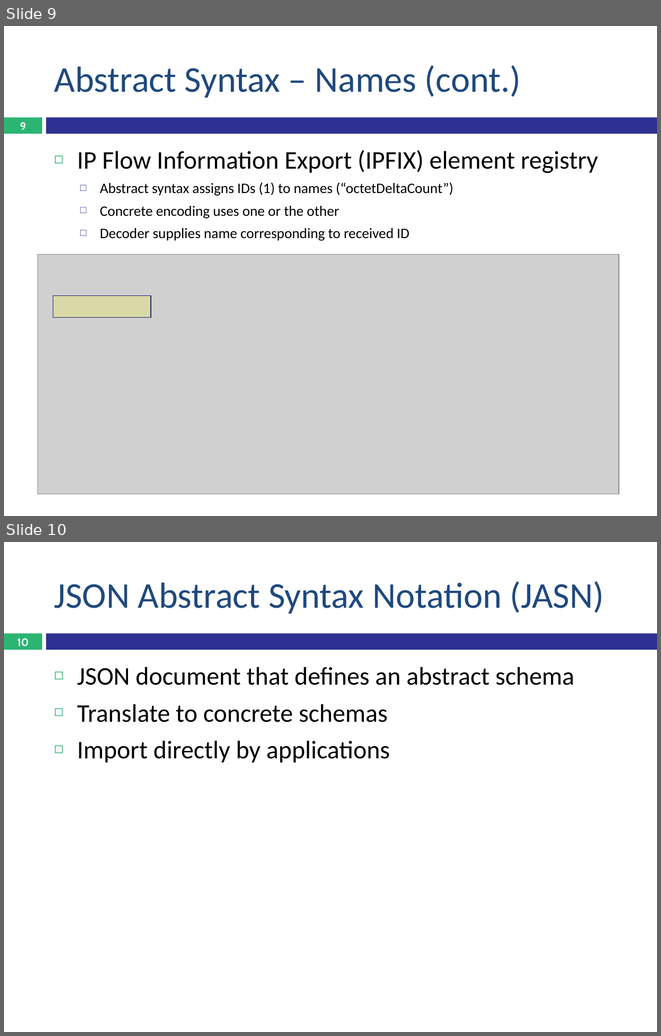
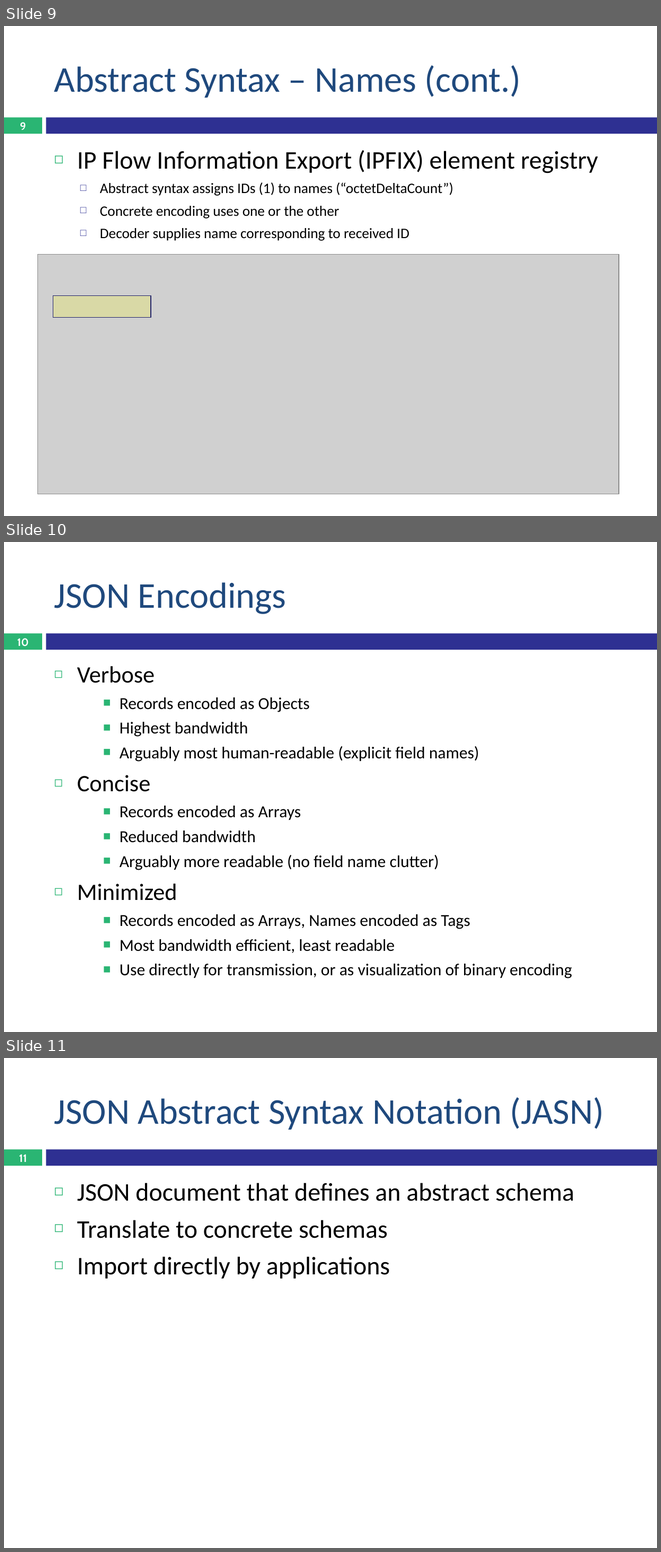
Before and after one commit to OpenC2-org/openc2-org, a slide deck: working/dod/OpenC2 Schema.pptx. Shown one above the other, each under a label of ours: slides 9 and 10 before the commit, slides 9, 10 and 11 after it. The pictures are 661x1036 and 661x1552 pixels, drawn with LibreOffice and Linux fonts; fonts in the diff are those of the drawing; grey boxes stand for pictures. Boxes give left, top, right and bottom in pixels: in the first picture for what was removed or moved away, otherwise in the second. Text is boxed around its words. In the diff, an @@ line names an element or a change of style, - is before the commit and + after.

```diff
--- a/working/dod/OpenC2 Schema.pptx
+++ b/working/dod/OpenC2 Schema.pptx
@@ slide 10 added at <box>4,542,657,1032</box>, background #FFFFFF; not listed: 2 template elements that a slide beside it also shows @@
@@ title added at <box>54,582,286,614</box>, 40 pt, text #1F497D @@
+JSON Encodings
@@ page number added at <box>17,638,29,646</box>, 11.9 pt, text #FFFFFF, bold @@
+10
@@ text added at <box>77,666,572,978</box>, 18.5 pt, text #000000 @@
+◻ Verbose
+    ■ Records encoded as Objects
+    ■ Highest bandwidth
+    ■ Arguably most human-readable (explicit field names)
+◻ Concise
+    ■ Records encoded as Arrays
+    ■ Reduced bandwidth
+    ■ Arguably more readable (no field name clutter)
+◻ Minimized
+    ■ Records encoded as Arrays, Names encoded as Tags
+    ■ Most bandwidth efficient, least readable
+    ■ Use directly for transmission, or as visualization of binary encoding
@@ what was slide 10 is now slide 11 @@
@@ page number at <box>19,1154,27,1162</box>: text changed @@
-10
+11
```
Also in this commit, not shown: 1 slide changed, 7 other files.
